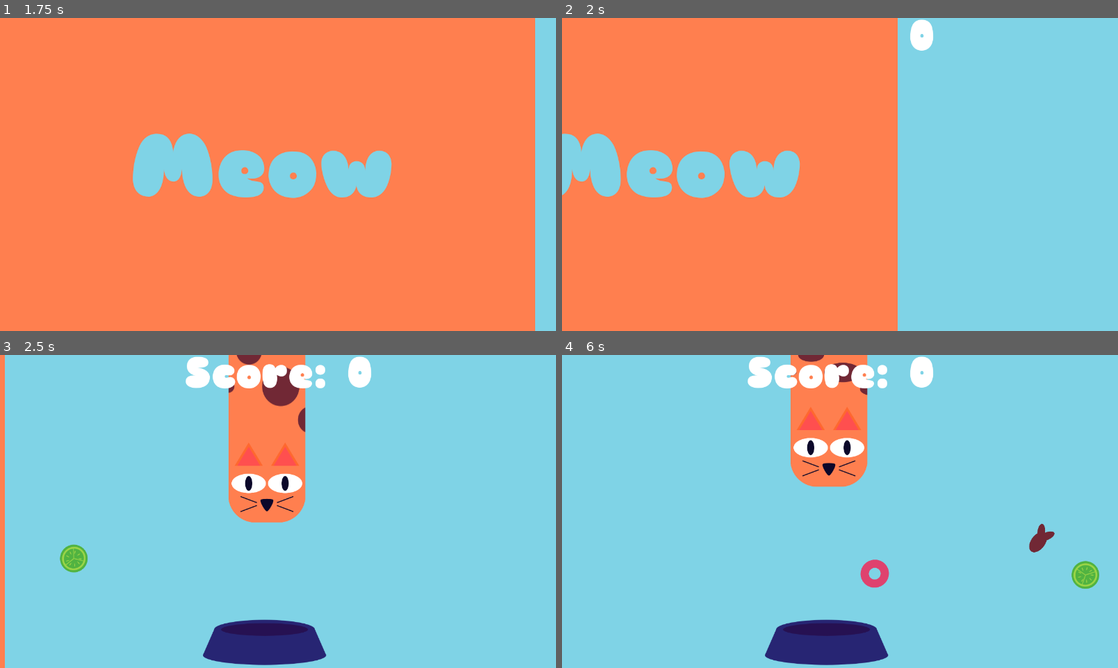
Above: before the commit, frames 1-4 (two rows, left to right).
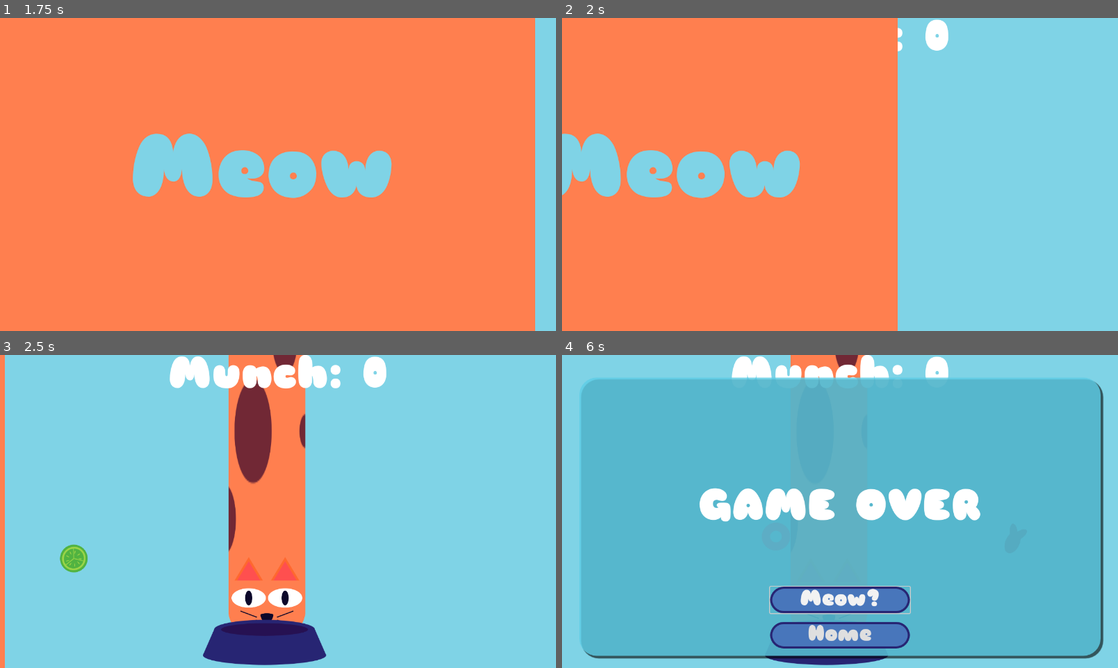
Above: after the commit, the same moments.

Repository: alexbernachi/GMTK-Game-Jam
Game: Godot game, scene res://scene/title_screen.tscn
Two runs of this game, one before a commit and one after it. Both use one fixed random seed, a clock stepped at 60 frames per second and the inputs below. Sound files missing from this copy of the repository are replaced by a short silence.
Inputs (mouse positions are in pixels of both pictures, inside the frame that each line leads up to):
- Up to frame 1 (1.75 s): click "Meow" at 0.5 s; click "Meow" at 1.25 s
- Up to frame 2 (2 s): no input
- Up to frame 3 (2.5 s): hold S (Decrease, bound only before the commit) from 2.03 s (still down); tap W (Increase) at 2.3 s
- Up to frame 4 (6 s): release S (Decrease, bound only before the commit) at 2.78 s; tap W (Increase) at 2.85, 3.8, 4.35, 5.3 s; tap S (Decrease, bound only before the commit) at 3.05, 4.55 s; hold S (Decrease, bound only before the commit) 3.53-4.28 s; hold S (Decrease, bound only before the commit) 5.03-5.75 s; click (840, 633) at 5.75 s, where only the run after the commit has a clickable "Meow?"

Frame 1 is identical in both runs. In frame 2, 0.6% of the frame differs, in the area x 60-70%, y 0-11%; in frame 3, 9.5%; in frame 4, 85%, in the area x 3-98%, y 0-98%.

Commit message:
1.0.13
Update the Outside screen to now work on any outside screen
Fix the bug of the food spawn outside the screen
Add a leveling System to increase the speed of the food

Diff:
--- a/bowl.gd
+++ b/bowl.gd
@@ -26,13 +26,14 @@
 func _on_body_entered(body: Node2D) -> void:
 		body.queue_free()
 
+
 func _on_area_entered(area):
 	if area.name == "PointShape":
 		GameManager.emit_signal("Points", points)
 		Munch_SFX.pitch_scale = randf_range(0.80, 1.24)
 		Munch_SFX.play()
-		print(area)
 		CPU_Particles_2d.emitting = true
+		area.queue_free()
 
 	if area.name == "DeadShape":
 		GameManager.emit_signal("Lose")
--- a/bowl.tscn
+++ b/bowl.tscn
@@ -35,7 +35,7 @@
 z_index = 2
 material = SubResource("CanvasItemMaterial_n6h6m")
 emitting = false
-lifetime = 2.0
+lifetime = 1.5
 one_shot = true
 speed_scale = 2.0
 explosiveness = 1.0
--- a/cucumber.gd
+++ b/cucumber.gd
@@ -1,11 +1,13 @@
 extends CharacterBody2D
+
 
 @onready var Lime = $Lime
 
 var dir: float
 var Food_pick: int
 
-const SPEED = 300.0
+var offscreen_offset: float = 100.0
+var SPEED: float = 300.0
 var Grab: bool = false
 
 func _ready() -> void:
@@ -15,21 +17,23 @@
 		dir = -1
 
 
+
 func _physics_process(_delta):
 	velocity.x = SPEED * dir
 
 	if Grab:
 		velocity.x = 0
-	if dir == 1 and position.x > 1250:
-		queue_free()
-		pass
-	elif dir == -1 and position.x < 0:
-		queue_free()
-
-
 	Lime.rotation += dir * _delta
 
+	Offscreen_detection()
 	move_and_slide()
+
+func Offscreen_detection():
+	var screensize = get_viewport().get_visible_rect().size
+	if dir == 1 and position.x > (screensize.x + offscreen_offset): ##delete on right screen
+		queue_free()
+	elif dir == -1 and position.x < ((screensize.x - screensize.x) - offscreen_offset):
+		queue_free()
 
 
 @warning_ignore("unused_parameter")
--- a/game_manager.gd
+++ b/game_manager.gd
@@ -10,3 +10,8 @@
 signal Food(Type)
 
 var Totals: int = 0
+
+var Foodspeed: float = 0.0
+
+func SpeedChange():
+	pass
--- a/project.godot
+++ b/project.godot
@@ -35,11 +35,9 @@
 Increase={
 "deadzone": 0.5,
 "events": [Object(InputEventKey,"resource_local_to_scene":false,"resource_name":"","device":-1,"window_id":0,"alt_press …(192 unchanged characters)…
-]
-}
-Decrease={
-"deadzone": 0.5,
-"events": [Object(InputEventKey,"resource_local_to_scene":false,"resource_name":"","device":-1,"window_id":0,"alt_pressed":false,"shift_pressed":false,"ctrl_pressed":false,"meta_pressed":false,"pressed":false,"keycode":0,"physical_keycode":83,"key_label":0,"unicode":115,"location":0,"echo":false,"script":null)
+, Object(InputEventKey,"resource_local_to_scene":false,"resource_name":"","device":-1,"window_id":0,"alt_pressed":false,"shift_pressed":false,"ctrl_pressed":false,"meta_pressed":false,"pressed":false,"keycode":0,"physical_keycode":83,"key_label":0,"unicode":115,"location":0,"echo":false,"script":null)
+, Object(InputEventMouseButton,"resource_local_to_scene":false,"resource_name":"","device":-1,"window_id":0,"alt_pressed":false,"shift_pressed":false,"ctrl_pressed":false,"meta_pressed":false,"button_mask":1,"position":Vector2(404, 18),"global_position":Vector2(413, 64),"factor":1.0,"button_index":1,"canceled":false,"pressed":true,"double_click":false,"script":null)
+, Object(InputEventKey,"resource_local_to_scene":false,"resource_name":"","device":-1,"window_id":0,"alt_pressed":false,"shift_pressed":false,"ctrl_pressed":false,"meta_pressed":false,"pressed":false,"keycode":0,"physical_keycode":32,"key_label":0,"unicode":32,"location":0,"echo":false,"script":null)
 ]
 }
 
--- a/scene/player.gd
+++ b/scene/player.gd
@@ -11,7 +11,7 @@
 
 @export var speed: float
 
-#region for value of cat
+#region for value of cat stretching
 # Col_position mean the Y_axis collision position
 # Spr_position mean the Y_axis of Cat head position
 # Icon_Scale mean the the Scale of Y_axis of cat body to stretch
@@ -41,6 +41,7 @@
 	var tween = create_tween()
 	tween.set_parallel(true)
 
+	## When the player press press and release the button
 	if Input.is_action_pressed("Increase"):
 		if Input.is_action_just_pressed("Increase"):
 			stretch_audio.playing = true
@@ -57,24 +58,6 @@
 		tween.tween_property(sprite_2d, "position:y", Min_Spr_position, Min_time_duration).set_ease(Tween.EASE_OUT)
 		tween.tween_property(icon, "scale:y", Min_Icon_Scale, Min_time_duration).set_ease(Tween.EASE_OUT)
 
-	#if Input.is_action_pressed("Increase"):
-		#sprite_2d.position.y -= speed
-		#icon.scale.y += 0.2
-		#collision_shape_2d.position.y -= speed
-#
-	#if Input.is_action_pressed("Decrease") and icon.scale.y > 1:
-		##scale.y -= 0.2
-		#sprite_2d.position.y += speed
-		#icon.scale.y -= 0.2
-		#collision_shape_2d.position.y += speed
-		#if icon.scale.y < 1:
-			#icon.scale.y = 1
-	#
-	#if sprite_2d.position.y < Max_Spr_position:
-		#sprite_2d.position.y = Max_Spr_position
-		#collision_shape_2d.position.y = Max_Col_position
-		#icon.scale.y = Max_Icon_Scale
-		pass
 
 func Update_Lose():
 	Game_Over = true
--- a/scene/player.tscn
+++ b/scene/player.tscn
@@ -21,6 +21,7 @@
 position = Vector2(0, -9.44941)
 scale = Vector2(1, 1.142)
 texture = ExtResource("2_dl1jl")
+flip_h = true
 flip_v = true
 region_enabled = true
 region_rect = Rect2(0, 0, 329, 335.398)
@@ -28,6 +29,7 @@
 [node name="Sprite2D" type="Sprite2D" parent="."]
 position = Vector2(-0.000574675, -374.5)
 texture = ExtResource("2_dl1jl")
+flip_h = true
 flip_v = true
 region_enabled = true
 region_rect = Rect2(0, 328.37, 329, 349.63)
--- a/scene/proto.gd
+++ b/scene/proto.gd
@@ -7,21 +7,28 @@
 
 @onready var Bowl: Area2D = $Bowl
 
-
 @onready var Score_Label = $Control/Label
 @onready var Spawner_Timer = $SpawnerTimer
 @onready var Animation_Player = $AnimationPlayer
+@onready var color_rect = $Control/ColorRect
 
+@export_range(0, 100) var Lime_chance: float
 
-var TimerSec:float
-var Rate_Set: int
+@export_subgroup("Leveling Sytem")
+@export var TimerSec:float
+@export var Level: int = 0
+@export var Exp_1: float = 1.3
+@export var Exp_2: float = 0.2
+var Base_Requirement: float = 3
+var Goal_Total: int = 2
+var InitalTimer: float
+var SuperLevel: int
 
-@export var X_Pos_offset: float = 100
+var X_Pos_offset: float = 100
 var X_Pos: float
 var X_side: int
 
 var Totals: int = 0
-var SpawnerRateGoalTotal = 15
 
 #get the game ready
 # Called when the node enters the scene tree for the first time.
@@ -31,27 +38,30 @@
 	GameManager.connect("Points", Update_Score)
 	GameManager.connect("Lose", Show_Game_Over)
 
-	TimerSec = Spawner_Timer.wait_time
-	Rate_Set = 0
-	Spawn_Rate_Manager(Rate_Set)
+	SuperLevel = 1
+
+	#TimerSec = Spawner_Timer.wait_time
+	Level = 1
+	Spawn_Rate_Manager(Level)
 
 	Engine.time_scale = 1
 	X_side = 1
-	Score_Label.text = "Score: 0"
+	Score_Label.text = "Munch: 0"
 	randomize()
 
+	InitalTimer = TimerSec
+
+	print("Goal Total: ",Goal_Total, "\n Level: ", Level)
 
 	pass # Replace with function body.
 
 # Called every frame. 'delta' is the elapsed time since the previous frame.
 #when spawn, it choose which side and spawn them
 func _process(_delta):
-	if TimerSec >= 0.5:
-		if Totals >= SpawnerRateGoalTotal:
-			SpawnerRateGoalTotal += 5
-			Rate_Set += 1
-			Spawn_Rate_Manager(Rate_Set)
-			print("increase speed")
+	if !Spawner_Timer.is_stopped():
+		if Goal_Total <= Totals:
+			Spawn_Rate_Manager(Level)
+
 			return
 
 	#If the timer is done, it choose a side first then spawn, which later wait until timer done
@@ -71,10 +81,10 @@
 #Update the Score on screen
 func Update_Score(new_value):
 	Totals += new_value
-	Score_Label.text = "Score: " + str(Totals)
+	Score_Label.text = "Munch: " + str(Totals)
 	pass
 
-#Spawn in some scissor
+#Spawn in some scissor or Cucumber
 func Spawner():
 	var Deadly_Rate = randi_range(1,4)
 	var Instant = Scissors.instantiate()
@@ -85,9 +95,14 @@
 		add_child(Deadly_Instant)
 		pass
 	else:
+		## Spawn fron outside of the off the screen, and spawn from top to bottom random
 		Instant.position =  Vector2(X_Pos, randf_range(400, 500))
 		add_child(Instant)
+
+
+
 	#Spawner_Timer.start(TimerSec)
+	## Start a timer with the range from the TimerSec
 	Spawner_Timer.start(randf_range(TimerSec, TimerSec+0.5))
 	pass
 
@@ -97,19 +112,41 @@
 	X_side = randi_range(0, 1)
 
 	match X_side:
+		## Choose the left side of the screen
 		0:
 			X_Pos = (screensize.x - screensize.x) - X_Pos_offset
 			pass
+		## Choose the right side of the screen
 		1:
 			X_Pos = screensize.x + X_Pos_offset
 			pass
 		_:
 			push_warning("There no side to spawn")
 
+##TODO: Increase speed of Food
+##
+##TODO increase the chance of lime
+func SpeedandLimeManager(_Level: int):
+	#var InitialSuperLevel: int
+	if _Level % 20 == 0:
+		SuperLevel += 1
 
-#Increase the rate of food when reach the total
+
+
+		pass
+	pass
+
+
+## Increase the spawn rate of food when reach the total
 func Spawn_Rate_Manager(_rate: float):
-	_rate = (_rate * 5)/1000
-	TimerSec = TimerSec + -(_rate)
-	print("Increase Speed:", TimerSec)
-	pass
+	const TimerDeduct: float = 0.055
+	if _rate >= 20:
+		_rate = 20
+		return
+
+	if Goal_Total <= Totals:
+		Level += 1
+
+		Goal_Total = roundi((Base_Requirement * (_rate ** Exp_1)) + (_rate** Exp_2))
+		TimerSec = InitalTimer - (Level * TimerDeduct)
+		print(" ------------------- \n", "Goal Total: ",Goal_Total, "\n Level: ", Level, "\n  Spawnrate: ", TimerSec)
--- a/scene/proto.tscn
+++ b/scene/proto.tscn
@@ -43,11 +43,13 @@
 
 [node name="Proto" type="Node2D"]
 script = ExtResource("1_8hhvu")
+TimerSec = 1.4
+Level = 1
 
 [node name="Player" parent="." instance=ExtResource("2_0lkpj")]
 position = Vector2(614.5, 4)
 scale = Vector2(0.54, 0.54)
-Min_time_duration = 0.3
+Min_time_duration = 0.2
 
 [node name="SpawnerTimer" type="Timer" parent="."]
 wait_time = 1.5
@@ -66,18 +68,28 @@
 grow_horizontal = 2
 grow_vertical = 2
 
+[node name="ColorRect" type="ColorRect" parent="Control"]
+z_index = -5
+layout_mode = 1
+anchors_preset = 15
+anchor_right = 1.0
+anchor_bottom = 1.0
+grow_horizontal = 2
+grow_vertical = 2
+color = Color(0.498039, 0.827451, 0.901961, 1)
+
 [node name="Label" type="Label" parent="Control"]
 layout_mode = 1
 anchors_preset = 5
 anchor_left = 0.5
 anchor_right = 0.5
-offset_left = -187.0
-offset_right = 187.0
+offset_left = -222.5
+offset_right = 222.5
 offset_bottom = 100.0
 grow_horizontal = 2
 theme_override_fonts/font = ExtResource("4_1qipr")
 theme_override_font_sizes/font_size = 100
-text = "Score: "
+text = "Munch: "
 horizontal_alignment = 1
 
 [node name="Game Over" parent="Control" instance=ExtResource("6_58dhj")]
@@ -87,16 +99,6 @@
 offset_top = 720.0
 offset_bottom = 720.0
 
-[node name="ColorRect" type="ColorRect" parent="Control"]
-z_index = -10
-layout_mode = 1
-anchors_preset = 15
-anchor_right = 1.0
-anchor_bottom = 1.0
-grow_horizontal = 2
-grow_vertical = 2
-color = Color(0.498039, 0.827451, 0.901961, 1)
-
 [node name="AnimationPlayer" type="AnimationPlayer" parent="."]
 libraries = {
 "": SubResource("AnimationLibrary_38ipm")
--- a/scene/scissor.gd
+++ b/scene/scissor.gd
@@ -1,37 +1,33 @@
 extends CharacterBody2D
-
-
 
 var dir: float
 var Food_pick: int
+var Grab: bool = false
+var offscreen_offset:= 100.0
 
 @onready var cat_food_1: Sprite2D = $CatFood1
 @onready var cat_food_2: Sprite2D = $CatFood2
 @onready var cat_food_3: Sprite2D = $CatFood3
 @onready var cat_food_4: Sprite2D = $CatFood4
 
-const SPEED = 300.0
-var Grab: bool = false
+@export var SPEED: float = 300.0
 
 func _ready() -> void:
 	randomize()
 	Food_pick= Food_Randomizer()
+	## Move right
 	if position.x < 500:
 		dir = 1
+	## Move Left
 	if position.x > 500:
 		dir = -1
 
-
 func _physics_process(_delta):
-
 	velocity.x = SPEED * dir
 	if Grab:
 		velocity.x = 0
-	if dir == 1 and position.x > 1250:
-		queue_free()
-		pass
-	elif dir == -1 and position.x < 0:
-		queue_free()
+
+	Offscreen_detection()
 
 	FoodRotation(Food_pick, _delta)
 
@@ -66,16 +62,21 @@
 				cat_food_4.rotation += dir * delta
 
 
+func Offscreen_detection():
+	var screensize = get_viewport().get_visible_rect().size
+	if dir == 1 and position.x > (screensize.x + offscreen_offset): ##delete on right screen
+		queue_free()
+	elif dir == -1 and position.x < ((screensize.x - screensize.x) - offscreen_offset):
+		queue_free()
+
 @warning_ignore("unused_parameter")
 func _on_body_entered(body):
 	Grab = true
 	pass # Replace with function body.
 
-
 func _on_area_2d_body_exited(_body: Node2D) -> void:
 	Grab = false
 	pass # Replace with function body.
-
 
 func _on_point_shape_area_entered(area: Area2D) -> void:
 	if area.name == "Bowl":
Not shown: 7 places in First Theme.tres that only renumber resources
